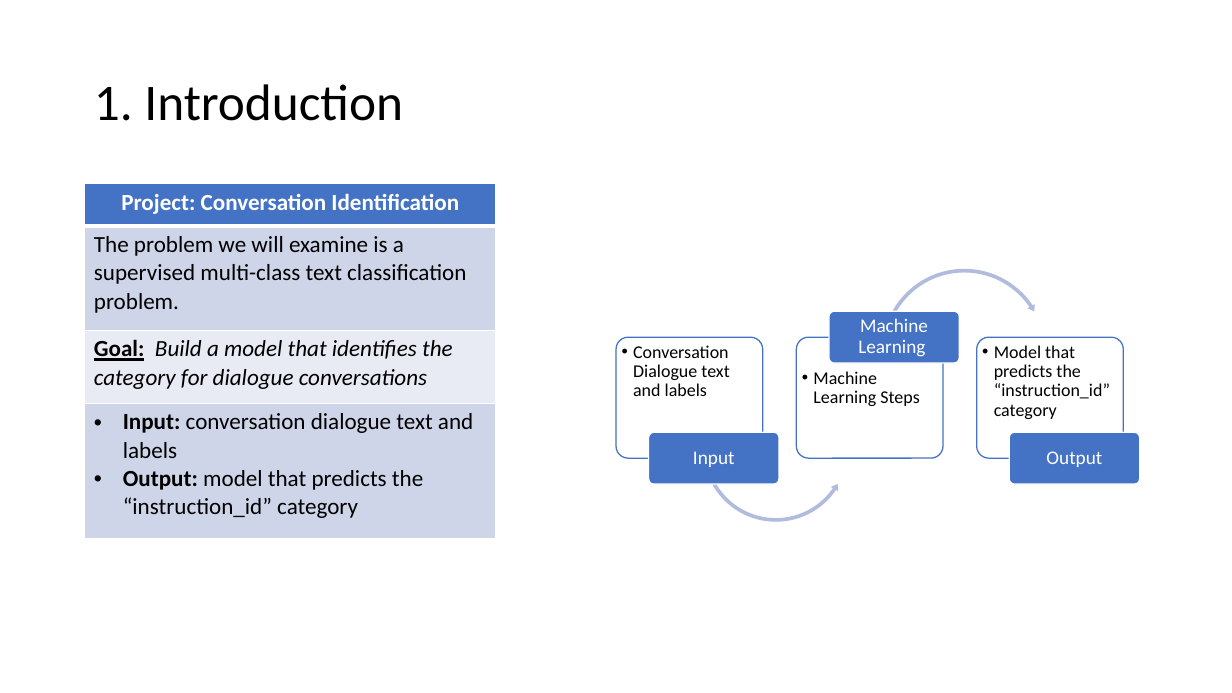
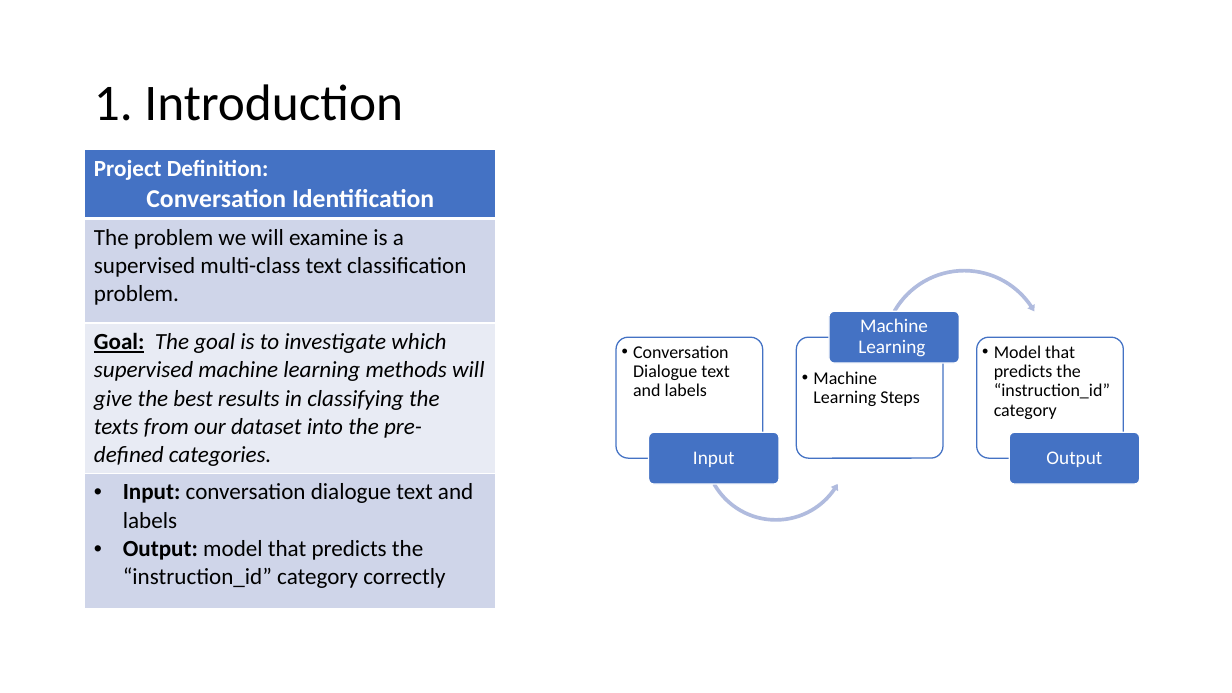
Before and after one commit to CSML1010-3-2020/NLPCourseProject, a slide deck: slide 4 of Final_Project.pptx. Drawn at 1232x693 pixels with LibreOffice and Linux fonts; fonts in the diff are those of the drawing. Boxes give left, top, right and bottom in pixels: in the first picture for what was removed or moved away, otherwise in the second. Text is boxed around its words. In the diff, an @@ line names an element or a change of style, - is before the commit and + after.

```diff
--- a/Final_Project.pptx
+++ b/Final_Project.pptx
@@ table at bbox=[85, 150, 496, 605] @@
-row 1, column 1: Project: Conversation Identification
+row 1, column 1: Project Definition: / Conversation Identification
-row 3, column 1: Goal: Build a model that identifies the category for dialogue conversations
+row 3, column 1: Goal: The goal is to investigate which supervised machine learning methods will give the best results in classifying the texts from our dataset into the pre-defined categories.
-row 4, column 1: Input: conversation dialogue text and labels / Output: model that predicts the “instruction_id” category
+row 4, column 1: Input: conversation dialogue text and labels / Output: model that predicts the “instruction_id” category correctly
@@ table: place and size @@
-table at bbox=[85, 184, 496, 539]
+table at bbox=[85, 150, 496, 605]
```
Also in this commit, not shown: 8 other slides changed, 7 slides added, 1 slide removed.
